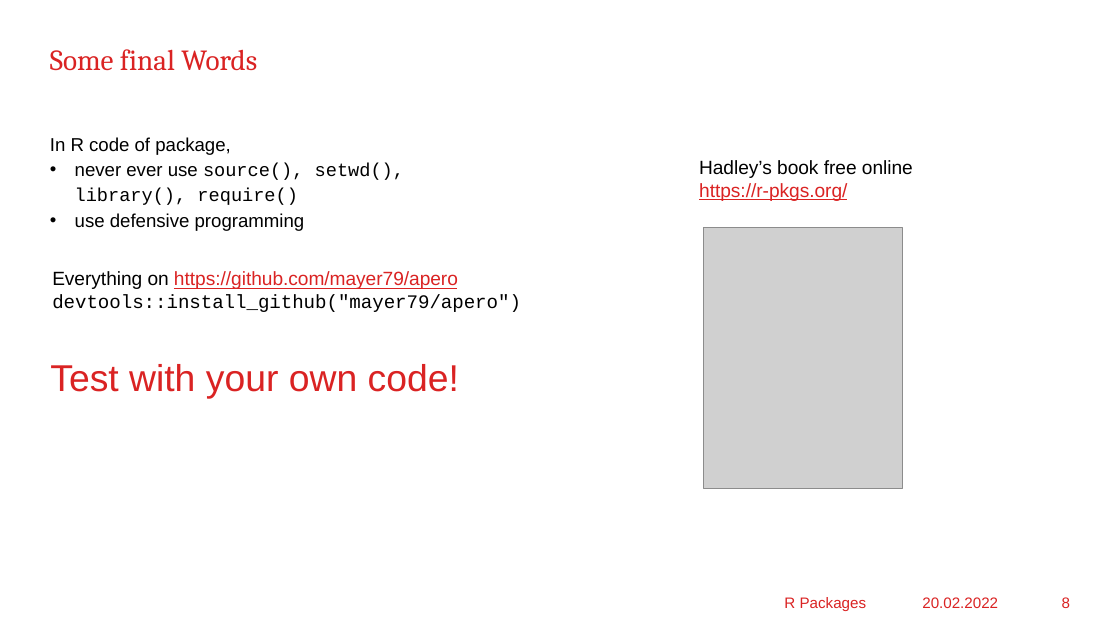
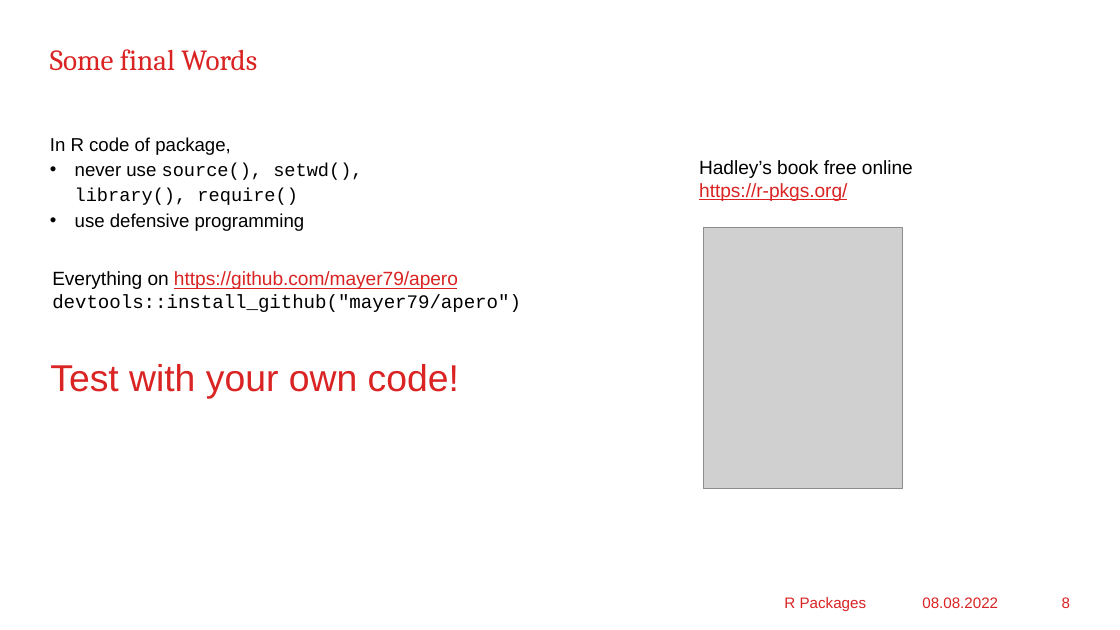
Before and after one commit to mayer79/apero, a slide deck: slide 8 of RPackage_en.pptx. Drawn at 1120x630 pixels with LibreOffice and Linux fonts; fonts in the diff are those of the drawing; grey boxes stand for pictures; background and template pictures are left out. Boxes give left, top, right and bottom in pixels: in the first picture for what was removed or moved away, otherwise in the second. Text is boxed around its words. In the diff, an @@ line names an element or a change of style, - is before the commit and + after.

```diff
--- a/RPackage_en.pptx
+++ b/RPackage_en.pptx
@@ text at (x1=75, y1=163, x2=362, y2=205): text changed @@
-• never ever use source(), setwd(),
-  library(), require()
+• never use source(), setwd(),
+  library(), require()
@@ text at (x1=922, y1=597, x2=998, y2=608): text changed @@
-20.02.2022
+08.08.2022
```
Also in this commit, not shown: 6 other slides changed, 1 other file.
